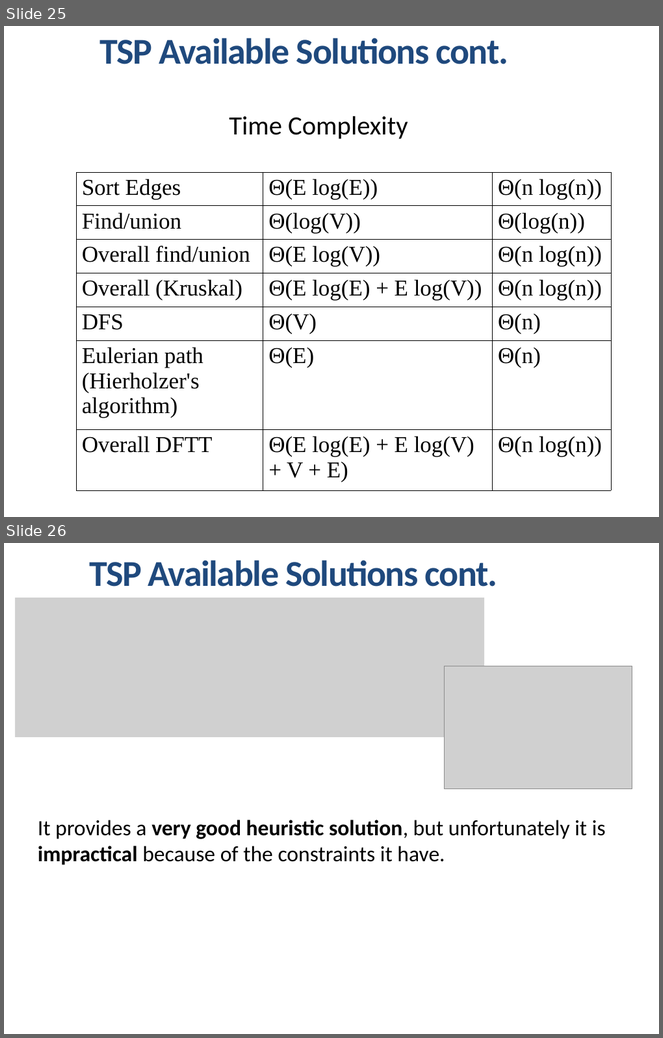
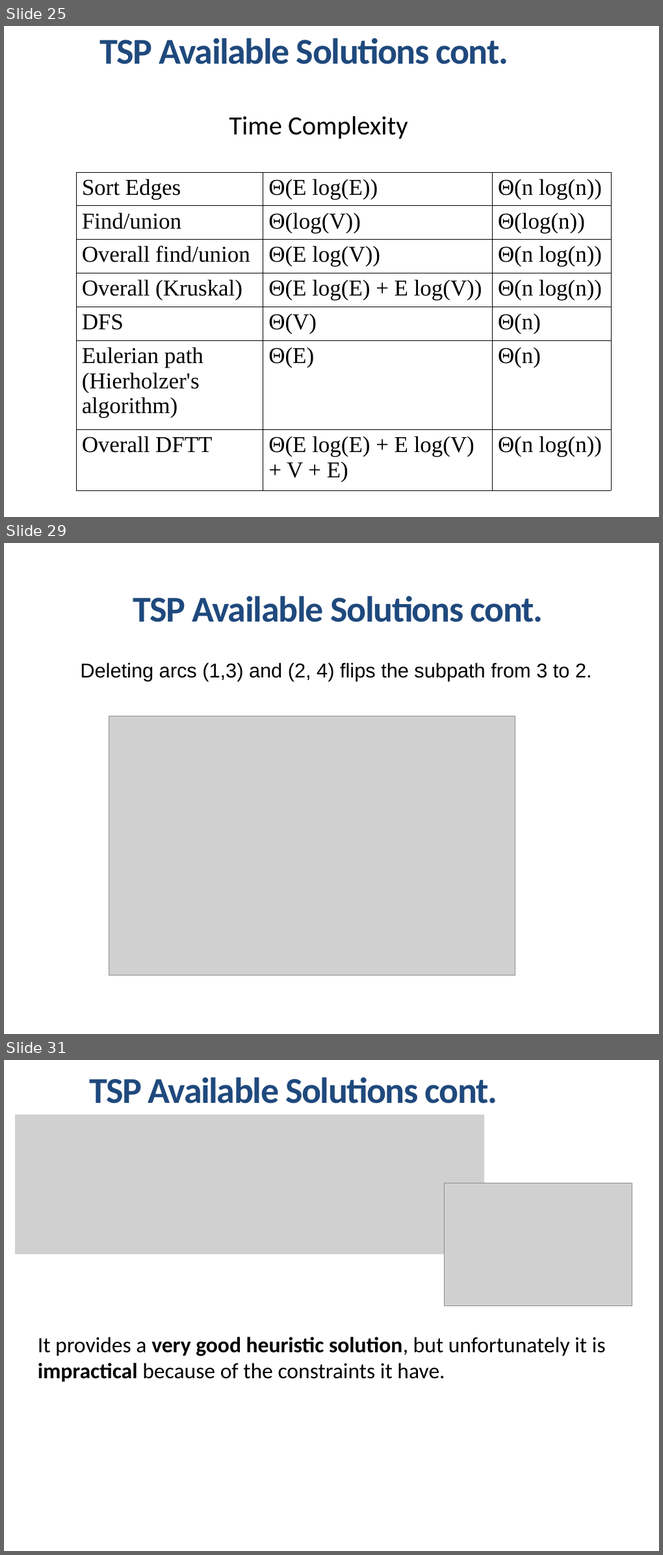
Before and after one commit to mahmoud-mosaad/BuyIt, a slide deck: docs/Intelligent-Transportation-System-v2.3.pptx. Shown one above the other, each under a label of ours: slides 25 and 26 before the commit, slides 25, 29 and 31 after it; the slides between them are not shown. The pictures are 663x1038 and 663x1555 pixels, drawn with LibreOffice and Linux fonts; fonts in the diff are those of the drawing; grey boxes stand for pictures. Boxes give left, top, right and bottom in pixels: in the first picture for what was removed or moved away, otherwise in the second. Text is boxed around its words. In the diff, an @@ line names an element or a change of style, - is before the commit and + after.

```diff
--- a/docs/Intelligent-Transportation-System-v2.3.pptx
+++ b/docs/Intelligent-Transportation-System-v2.3.pptx
@@ slide 29 added at [4,543,659,1034], background #FFFFFF @@
@@ text added at [133,596,544,622], 40 pt, text #1F497D, bold @@
+TSP Available Solutions cont.
@@ text added at [80,663,592,681], 22 pt, text #000000 @@
+Deleting arcs (1,3) and (2, 4) flips the subpath from 3 to 2.
@@ picture added at [109,717,515,975] @@
@@ what was slide 26 is now slide 31 @@
```
Also in this commit, not shown: 4 slides changed, 4 other slides added, 1 other file.
